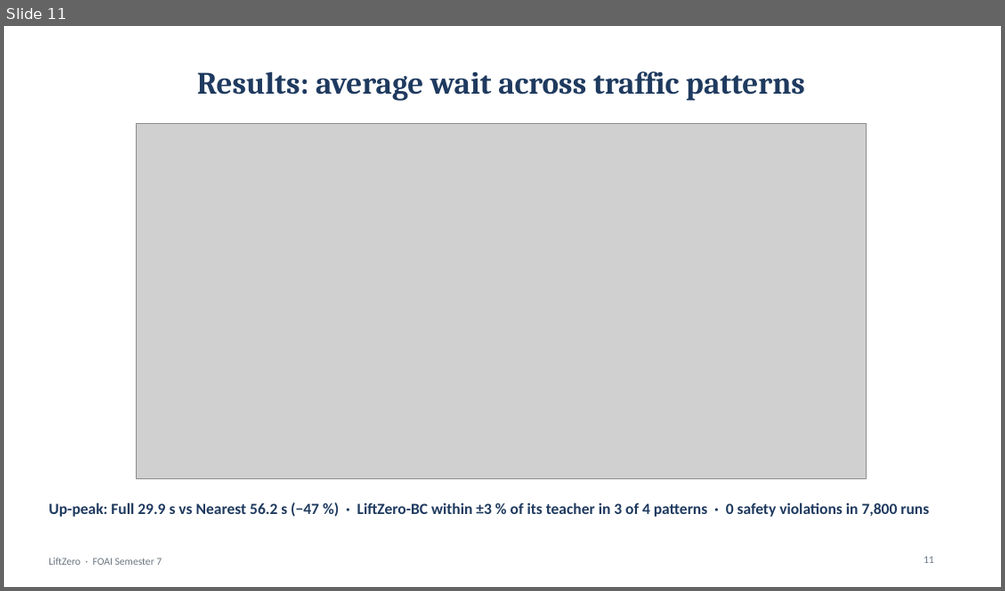
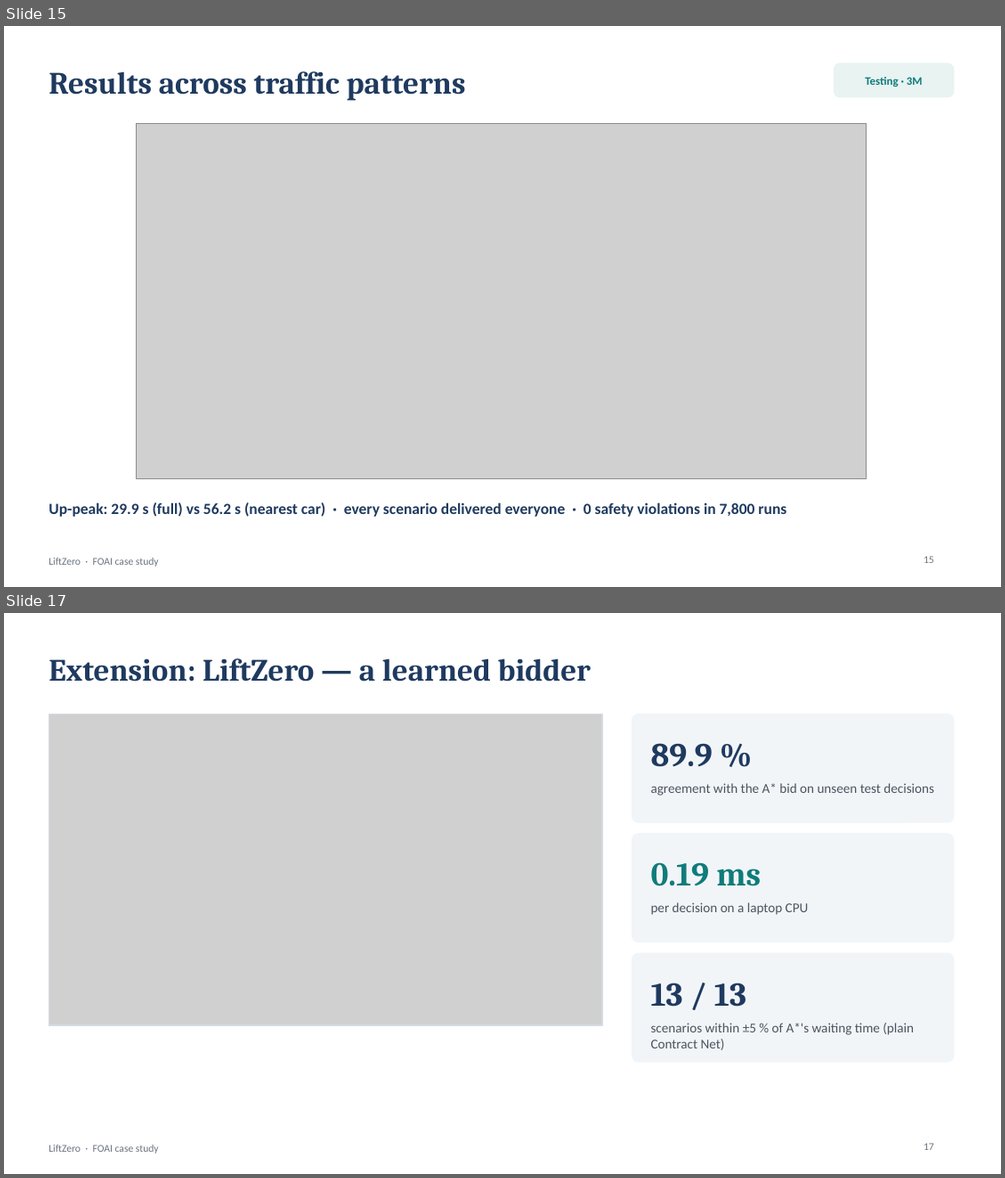
Before and after one commit to Adhikkesh/Multi-Agent-Smart-Elevator-Fleet-Coordinator, a slide deck: docs/LiftZero_Viva_Deck.pptx. Shown one above the other, each under a label of ours: slide 11 before the commit, slides 15 and 17 after it; the slides between them are not shown. The pictures are 1005x591 and 1005x1178 pixels, drawn with LibreOffice and Linux fonts; fonts in the diff are those of the drawing; grey boxes stand for pictures. Boxes give left, top, right and bottom in pixels: in the first picture for what was removed or moved away, otherwise in the second. Text is boxed around its words. In the diff, an @@ line names an element or a change of style, - is before the commit and + after.

```diff
--- a/docs/LiftZero_Viva_Deck.pptx
+++ b/docs/LiftZero_Viva_Deck.pptx
@@ slide 17 added at (x1=4, y1=613, x2=1001, y2=1174), background #FFFFFF; not listed: 1 template element that a slide beside it also shows @@
@@ title added at (x1=48, y1=658, x2=591, y2=682), 30 pt, text #1F3A5F, bold @@
+Extension: LiftZero — a learned bidder
@@ picture added at (x1=48, y1=714, x2=602, y2=1025) @@
@@ rectangle added at (x1=48, y1=714, x2=602, y2=1025), outline #D5DBE1 1 pt @@
@@ rounded rectangle added at (x1=632, y1=714, x2=954, y2=822), fill #F2F5F8, outline #F2F5F8 1 pt @@
@@ text added at (x1=651, y1=743, x2=712, y2=767), 32 pt, text #1F3A5F, bold @@
+89.9 %
@@ text added at (x1=651, y1=783, x2=934, y2=795), 13 pt, text #4A5560 @@
+agreement with the A* bid on unseen test decisions
@@ rounded rectangle added at (x1=632, y1=834, x2=954, y2=942), fill #F2F5F8, outline #F2F5F8 1 pt @@
@@ text added at (x1=651, y1=862, x2=760, y2=886), 32 pt, text #0F7C7A, bold @@
+0.19 ms
@@ text added at (x1=651, y1=902, x2=809, y2=915), 13 pt, text #4A5560 @@
+per decision on a laptop CPU
@@ rounded rectangle added at (x1=632, y1=953, x2=954, y2=1062), fill #F2F5F8, outline #F2F5F8 1 pt @@
@@ text added at (x1=651, y1=982, x2=746, y2=1006), 32 pt, text #1F3A5F, bold @@
+13 / 13
@@ text added at (x1=651, y1=1022, x2=914, y2=1050), 13 pt, text #4A5560 @@
+scenarios within ±5 % of A*'s waiting time (plain Contract Net)
@@ page number added at (x1=923, y1=1143, x2=934, y2=1150), 10 pt, text #6B7680 @@
+17
@@ what was slide 11 is now slide 15 @@
@@ slide 15 changed as well @@
@@ title at (x1=48, y1=71, x2=466, y2=101): text changed @@
-Results: average wait across traffic patterns
+Results across traffic patterns
@@ rounded rectangle added at (x1=834, y1=63, x2=954, y2=97), fill #E8F3F2, outline #E8F3F2 1 pt @@
@@ text added at (x1=865, y1=77, x2=922, y2=87), 11 pt, text #0F7C7A, bold @@
+Testing · 3M
@@ text at (x1=48, y1=502, x2=786, y2=516): text changed @@
-Up-peak: Full 29.9 s vs Nearest 56.2 s (−47 %) · LiftZero-BC within ±3 % of its teacher in 3 of 4 patterns · 0 safety violations in 7,800 runs
+Up-peak: 29.9 s (full) vs 56.2 s (nearest car) · every scenario delivered everyone · 0 safety violations in 7,800 runs
@@ text at (x1=48, y1=557, x2=159, y2=566): text changed @@
-LiftZero · FOAI Semester 7
+LiftZero · FOAI case study
@@ page number at (x1=923, y1=556, x2=934, y2=563): text changed @@
-11
+15
```
Also in this commit, not shown: 2 other slides changed, 14 other slides added, 11 slides removed, 14 other files.
